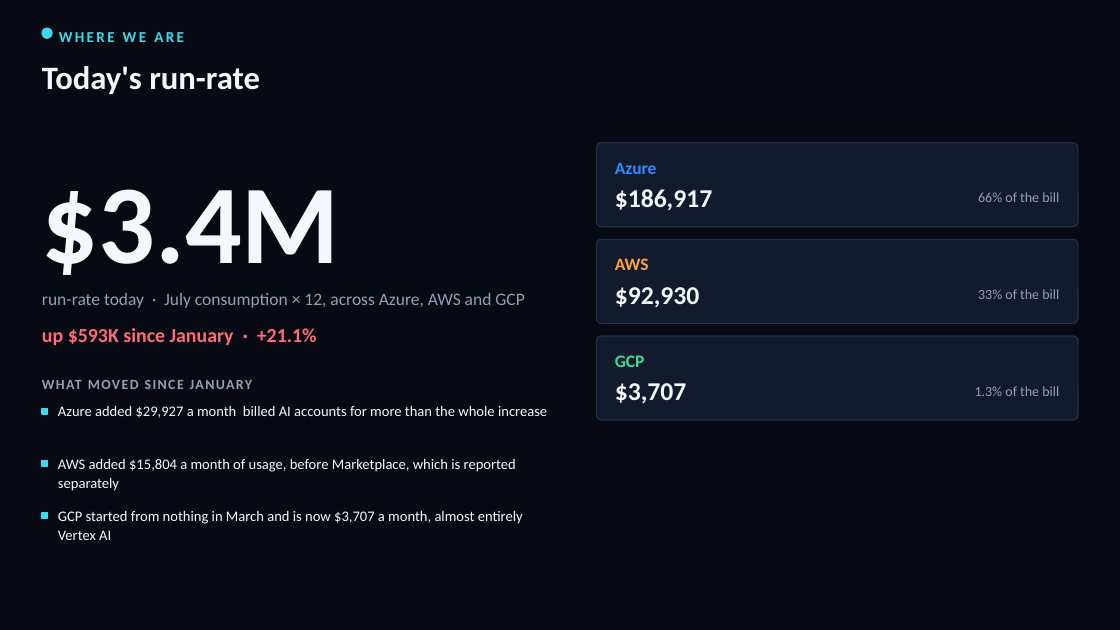
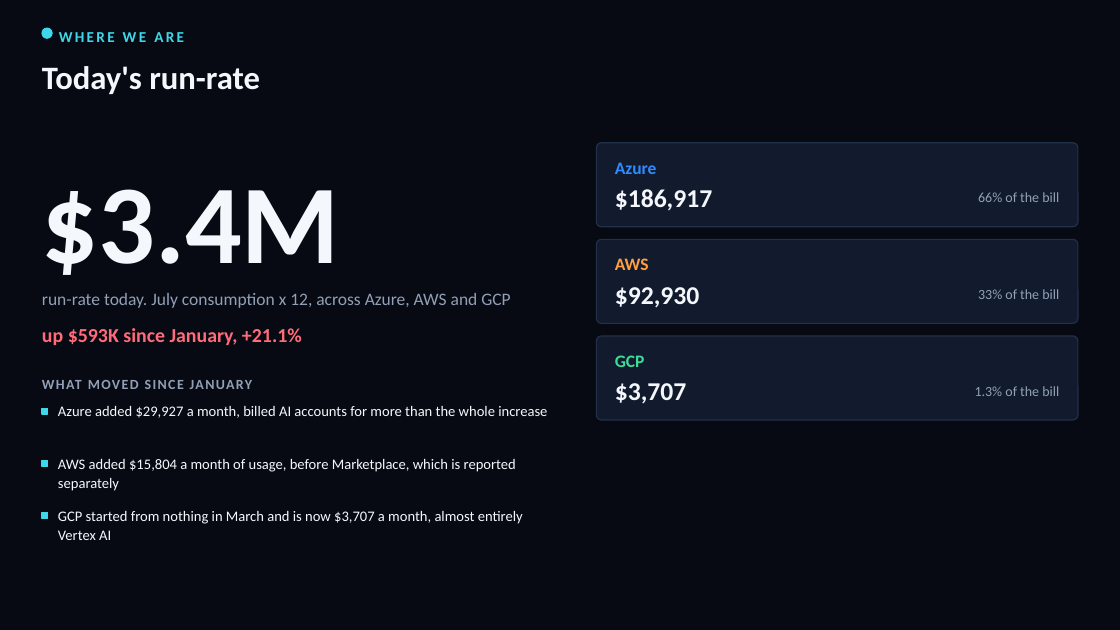
Before and after one commit to arielga5-code/Finops, a slide deck: slide 2 of deck/Harel_Cloud_Cost_CIO_Final.pptx. Drawn at 1120x630 pixels with LibreOffice and Linux fonts; fonts in the diff are those of the drawing. Boxes give left, top, right and bottom in pixels: in the first picture for what was removed or moved away, otherwise in the second. Text is boxed around its words. In the diff, an @@ line names an element or a change of style, - is before the commit and + after.

```diff
--- a/deck/Harel_Cloud_Cost_CIO_Final.pptx
+++ b/deck/Harel_Cloud_Cost_CIO_Final.pptx
@@ text at <box>42,293,510,308</box>: text changed @@
-run-rate today · July consumption × 12, across Azure, AWS and GCP
+run-rate today. July consumption x 12, across Azure, AWS and GCP
@@ text at <box>42,328,302,345</box>: text changed @@
-up $593K since January · +21.1%
+up $593K since January, +21.1%
@@ text at <box>58,406,547,418</box>: text changed @@
-Azure added $29,927 a month billed AI accounts for more than the whole increase
+Azure added $29,927 a month, billed AI accounts for more than the whole increase
```
Also in this commit, not shown: 32 other slides changed, 1 slide removed, 6 other files.
